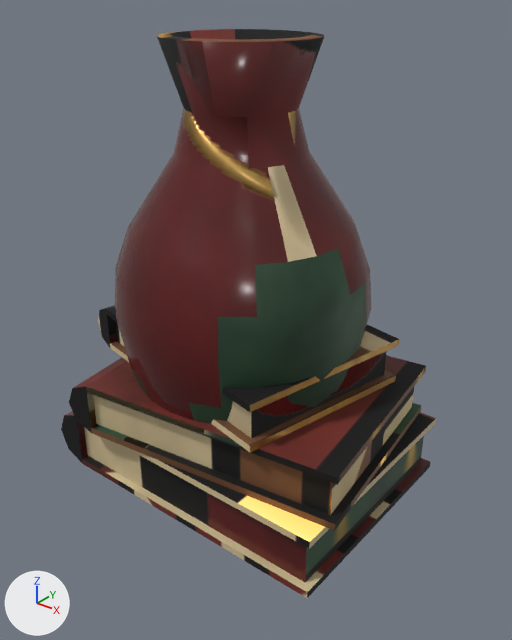
The Blender file assets-source/props/table-decor/blend/table-decor.low.blend: old version first, new version second.
Both versions are drawn from a 50 mm lens placed at (0.208, -0.249, 0.244), pointed at (0.011, -0.003, 0.091). Every picture has the same lights, and +X, +Y and +Z are marked at lower left. The first picture is the older version.

Objects in the first picture: 'table-decor_books', 'table-decor_vase'.
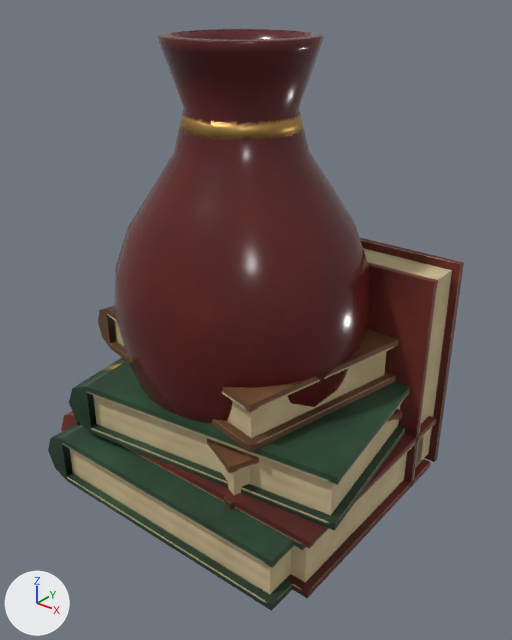
Location of each change, [x1, y1, x2, y2] in pixels of the pictures (512 x 640 px):
'table-decor_vase', surface changed: [115, 29, 371, 423] in both
'table-decor_books', surface changed: [61, 305, 436, 598] in both
'table-decor_books_2', added: after [48, 238, 464, 611]
'table-decor_books_1', added (mostly hidden): after [207, 408, 403, 586]
part 1 of me_table_decor_books, added: after [86, 307, 436, 598]
part 2 of me_table_decor_books, surface changed: [61, 305, 424, 582] in both

Edits to the bpy script that builds the scene:
```text
Change mat_table_decor:
    where n0 = _N.new('ShaderNodeBsdfPrincipled'); n0.name = 'Principled BSDF'
    n0.inputs[28].default_value: 1.6 -> 1.0  # 'Emission Strength'
Change me_table_decor_books:
    used by ob_table_decor_books; location = (0.0, 0.0, 0.0)
    remove me_table_decor_books.from_pydata(...)  # 90 vertices, 150 faces; spans x -0.084..0.088, y -0.066..0.064, z 0.0..0.084
    add me_table_decor_books.from_pydata(...)  # 162 vertices, 276 faces; spans x -0.084..0.088, y -0.066..0.064, z 0.0..0.084
    me_table_decor_books part 1: 72 vertices added at x -0.069..0.088, y -0.061..0.06, z 0.0..0.084
    me_table_decor_books part 2: 60 kept faces spanning x -0.084..0.084, y -0.066..0.064, z 0.0..0.084 get new texture (UV) coordinates
Change me_table_decor_vase:
    used by ob_table_decor_vase; location = (0.0, 0.0, 0.0)
    remove me_table_decor_vase.from_pydata(...)  # 290 vertices, 576 faces; spans x -0.064..0.064, y -0.064..0.064, z 0.0..0.222
    add me_table_decor_vase.from_pydata(...)  # 313 vertices, 600 faces; spans x -0.064..0.064, y -0.064..0.064, z 0.0..0.222
    me_table_decor_vase part 3: 504 kept faces spanning x -0.064..0.064, y -0.064..0.064, z 0.012..0.222 get new texture (UV) coordinates
    edits to the shape of me_table_decor_vase do not show in these pictures
Add me_table_decor_books_2:
    me_table_decor_books_2.from_pydata(...)  # 108 vertices, 184 faces; spans x -0.084..0.084, y -0.074..0.068, z 0.0..0.118
    me_table_decor_books_2.materials.append(mat_table_decor)
Add me_table_decor_books_1:
    me_table_decor_books_1.from_pydata(...)  # 108 vertices, 184 faces; spans x -0.08..0.081, y -0.061..0.079, z 0.0..0.052
    me_table_decor_books_1.materials.append(mat_table_decor)
Add ob_table_decor_books_2:
    ob_table_decor_books_2 = bpy.data.objects.new('table-decor_books_2', me_table_decor_books_2)
    ob_table_decor_books_2.location = (0.0, 0.0, 0.0)
Add ob_table_decor_books_1:
    ob_table_decor_books_1 = bpy.data.objects.new('table-decor_books_1', me_table_decor_books_1)
    ob_table_decor_books_1.location = (0.0, 0.0, 0.0)
```
